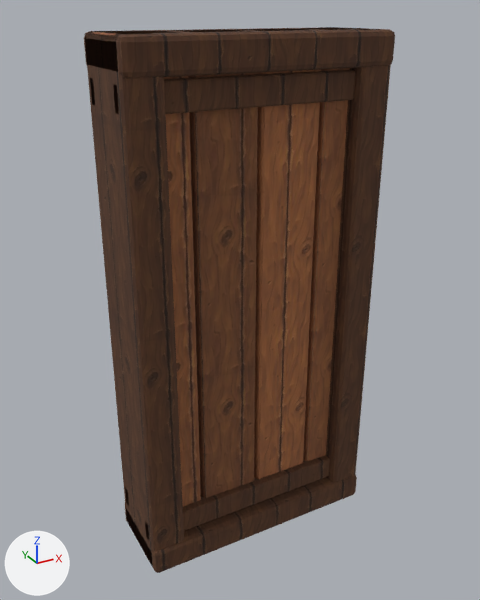
A saved change to the glTF model assets/models/build/wall_narrow__plank_root.glb.
One viewpoint serves both versions: a 50 mm camera at (-1.16, -2.08, 2.07) aimed at (-0.01, 0.02, 1.02). Arrows for +X, +Y and +Z are at lower left; the lights stay in place. The older version comes first. Vertices at exactly the same position are counted once.

Names of what the first picture shows: 'model'.
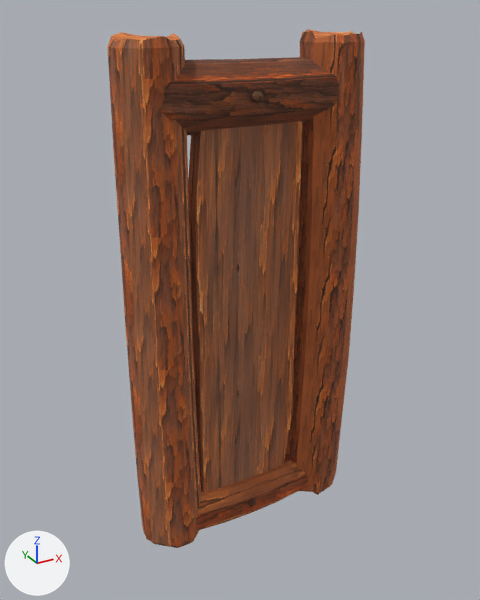
Location of each change, [x1, y1, x2, y2] in pixels of the pictures (480 x 600 px):
'model', reshaped (17% narrower)
    before: [84, 27, 395, 573]
    after: [108, 29, 365, 548]
part 1 of me_cube_011, added
    after: [252, 91, 263, 103]
part 2 of me_cube_011, added
    after: [248, 498, 256, 507]
part 3 of me_cube_011, rebuilt
    before: [125, 474, 357, 573]
    after: [196, 454, 308, 530]
part 4 of me_cube_011, rebuilt (6% narrower)
    before: [85, 31, 184, 566]
    after: [108, 32, 201, 548]
part 5 of me_cube_011, rebuilt
    before: [326, 27, 391, 482]
    after: [285, 29, 365, 495]
part 6 of me_cube_011, added (brown)
    after: [161, 57, 339, 136]
part 7 of me_cube_011, added (brown)
    after: [188, 121, 303, 493]
part 8 of me_cube_011, deleted (brown)
    before: [125, 455, 330, 539]
part 9 of me_cube_011, deleted (brown)
    before: [84, 27, 395, 506]

Patch to the scene script:
```diff
--- a/assets/models/build/wall_narrow__plank_root.glb.py
+++ b/assets/models/build/wall_narrow__plank_root.glb.py
@@ me_cube_011 @@
-me_cube_011.from_pydata(...)  # 944 vertices, 1808 faces; spans x -0.5..0.5, y -0.18..0.18, z 0.0..2.0
+me_cube_011.from_pydata(...)  # 700 vertices, 1364 faces; spans x -0.48..0.5, y -0.14..0.12, z 0.0..2.0
+# me_cube_011 part 1: a new loose piece, a UV sphere (8 segments, 5 rings, poles along z) spanning x -0.038..0.0, y -0.139..-0.101, z 1.78..1.82, in mat_wood_dark (picture img_wood_dark)
+# me_cube_011 part 2: a new loose piece, a UV sphere (8 segments, 5 rings, poles along z) spanning x -0.038..0.0, y -0.12..-0.082, z 0.095..0.135, in mat_wood_dark (picture img_wood_dark)
+# me_cube_011 part 3: the loose piece of 56 vertices spanning x -0.5..0.5, y -0.18..0.18, z 0.0..0.12 is rebuilt with 144 vertices and now spans x -0.36..0.36, y -0.11..0.1, z 0.0..0.21
+# me_cube_011 part 4: the loose piece of 56 vertices spanning x -0.5..-0.36, y -0.17..0.17, z 0.0..2.0 is rebuilt with 144 vertices and now spans x -0.48..-0.22, y -0.12..0.12, z 0.02..2.0
+# me_cube_011 part 5: the loose piece of 56 vertices spanning x 0.36..0.5, y -0.17..0.17, z 0.0..2.0 is rebuilt with 144 vertices and now spans x 0.22..0.5, y -0.13..0.12, z 0.02..2.0
+# me_cube_011 part 6: a new loose piece of 144 vertices spanning x -0.36..0.36, y -0.12..0.12, z 1.68..1.92
+# me_cube_011 part 7: a new loose piece of 24 vertices spanning x -0.22..0.22, y -0.04..0.03, z 0.17..1.72, in mat_shackplank_v3 (picture img_shackplank_v3)
+# me_cube_011 part 8: 10 loose pieces with 384 vertices, spanning x -0.5..0.5, y -0.16..0.16, z 0.13..1.83, are deleted
+# me_cube_011 part 9: 392 vertices removed from x -0.5..0.5, y -0.18..0.18, z 0.0..2.0
+# other edits to the shape of me_cube_011 do not show in these pictures
 me_cube_011.materials.append(mat_wood_dark)
-me_cube_011.materials.append(mat_wood_a)  # picture img_wood_a
-me_cube_011.materials.append(mat_wood_b)  # picture img_wood_b
-me_cube_011.materials.append(mat_wood_c)  # picture img_wood_c
-me_cube_011.materials.append(mat_iron_b)  # picture img_iron_b
-me_cube_011.materials.append(mat_iron_a)  # picture img_iron_a
-me_cube_011.materials.append(mat_iron_c)  # picture img_iron_c
+me_cube_011.materials.append(mat_shackbark_v2)  # picture img_shackbark_v2
+me_cube_011.materials.append(mat_shacklogend_v0)  # picture img_shacklogend_v0
+me_cube_011.materials.append(mat_shackplank_v3)  # picture img_shackplank_v3
+me_cube_011.materials.append(mat_shackbark_v3)  # picture img_shackbark_v3
+me_cube_011.materials.append(mat_shacklogend_v1)  # picture img_shacklogend_v1
+me_cube_011.materials.append(mat_shackplank_v5)  # picture img_shackplank_v5
+me_cube_011.materials.append(mat_shackbark_v0r)  # picture img_shackbark_v0r
+me_cube_011.materials.append(mat_shacklogend_v2)  # picture img_shacklogend_v2
+me_cube_011.materials.append(mat_shackplank_v7)  # picture img_shackplank_v7
+me_cube_011.materials.append(mat_shackbark_v1d)  # picture img_shackbark_v1d
+me_cube_011.materials.append(mat_shacklogend_v3)  # picture img_shacklogend_v3
+me_cube_011.materials.append(mat_shackplank_v1)  # picture img_shackplank_v1
```
